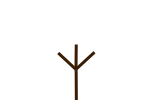
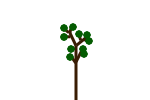
Revision of a layered 150 x 100 image; what changed, layer by layer:
added layer "l2" above "l1" over left=60, top=23, right=93, bottom=61
added layer "l1" above "Background" over left=62, top=26, right=89, bottom=100
painted on "Background" over left=57, top=44, right=96, bottom=100
